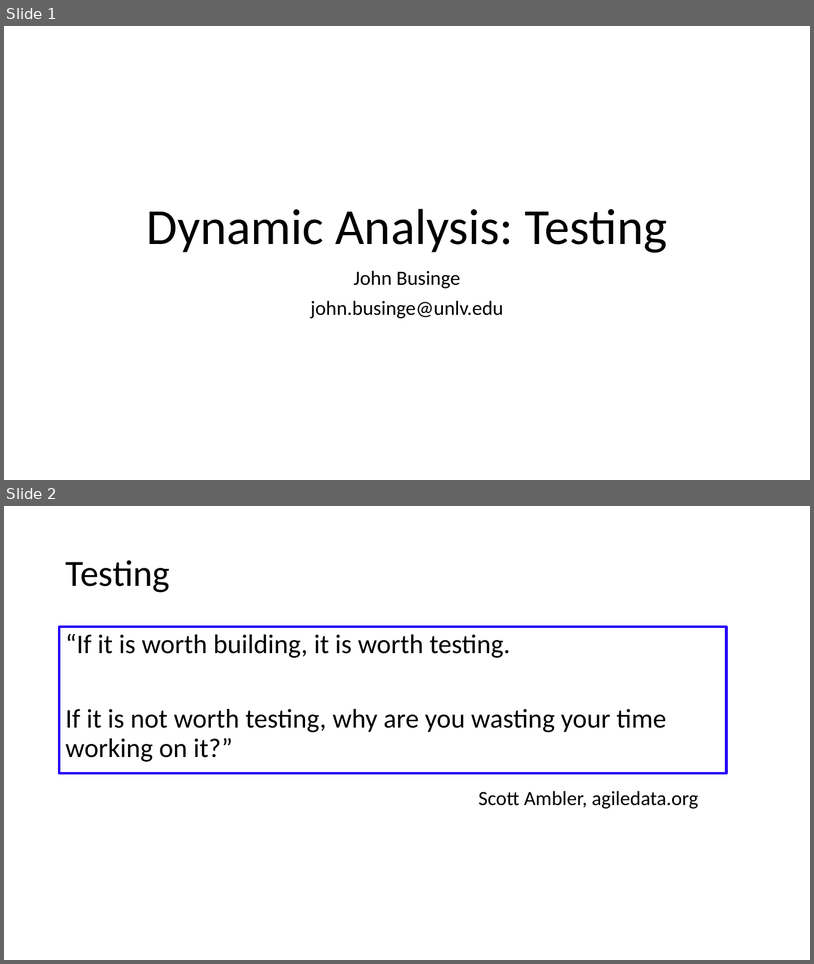
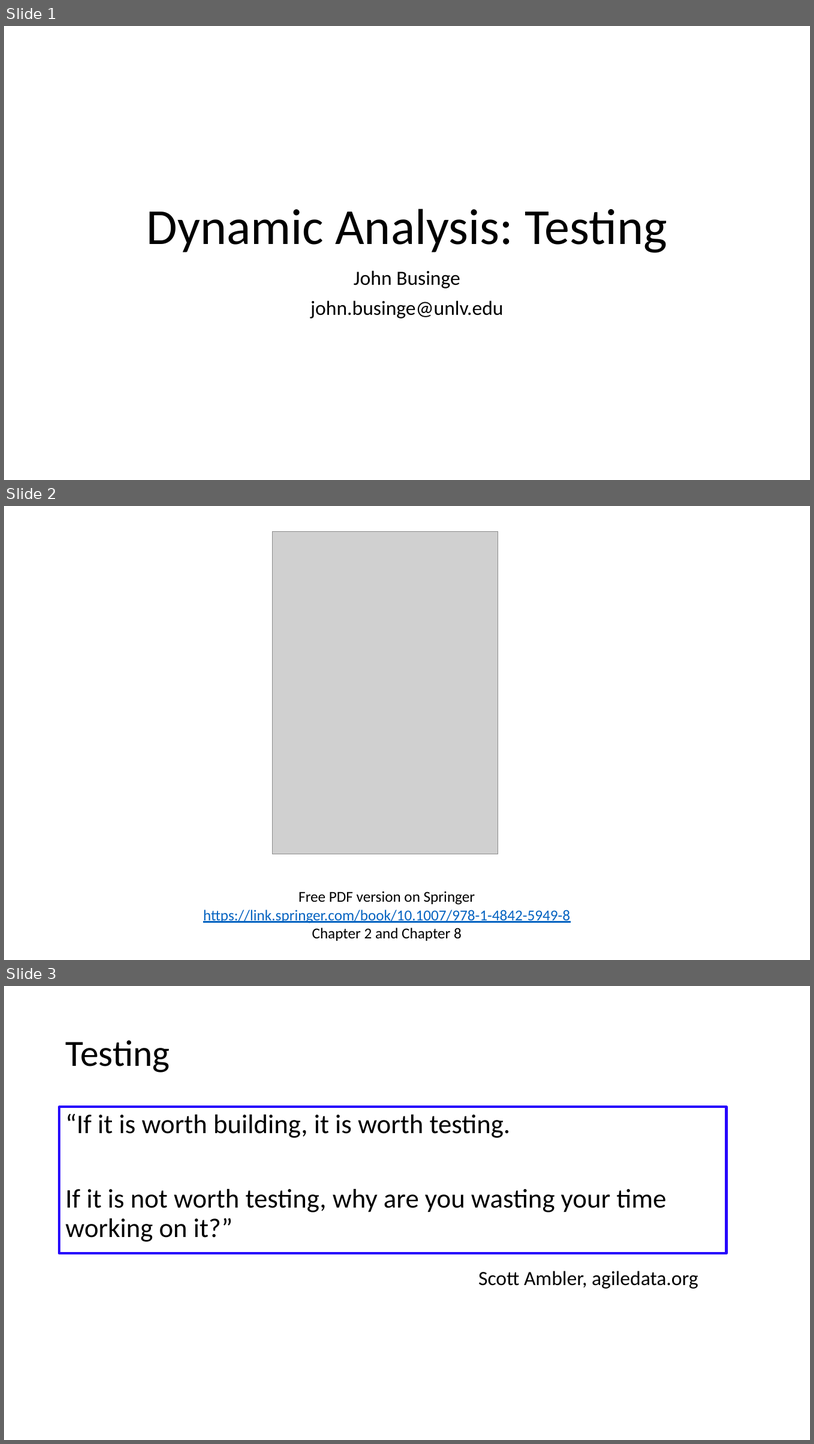
Before and after one commit to johnxu21/johnxu21.github.io, a slide deck: teaching/CS472/Timetable/Testing-2033-fall.pptx. Shown one above the other, each under a label of ours: slides 1 and 2 before the commit, slides 1, 2 and 3 after it. The pictures are 814x964 and 814x1444 pixels, drawn with LibreOffice and Linux fonts; fonts in the diff are those of the drawing; grey boxes stand for pictures. Boxes give left, top, right and bottom in pixels: in the first picture for what was removed or moved away, otherwise in the second. Text is boxed around its words. In the diff, an @@ line names an element or a change of style, - is before the commit and + after.

```diff
--- a/teaching/CS472/Timetable/Testing-2033-fall.pptx
+++ b/teaching/CS472/Timetable/Testing-2033-fall.pptx
@@ slide 2 added at (4, 506, 810, 960), background #FFFFFF @@
@@ picture added at (273, 531, 499, 854) @@
@@ text added at (203, 891, 570, 940), 18 pt, text #0563C1, underline @@
+Free PDF version on Springer
+https://link.springer.com/book/10.1007/978-1-4842-5949-8
+Chapter 2 and Chapter 8
@@ what was slide 2 is now slide 3 @@
```
Also in this commit, not shown: 11 slides changed, 1 slide removed, 3 other files.
